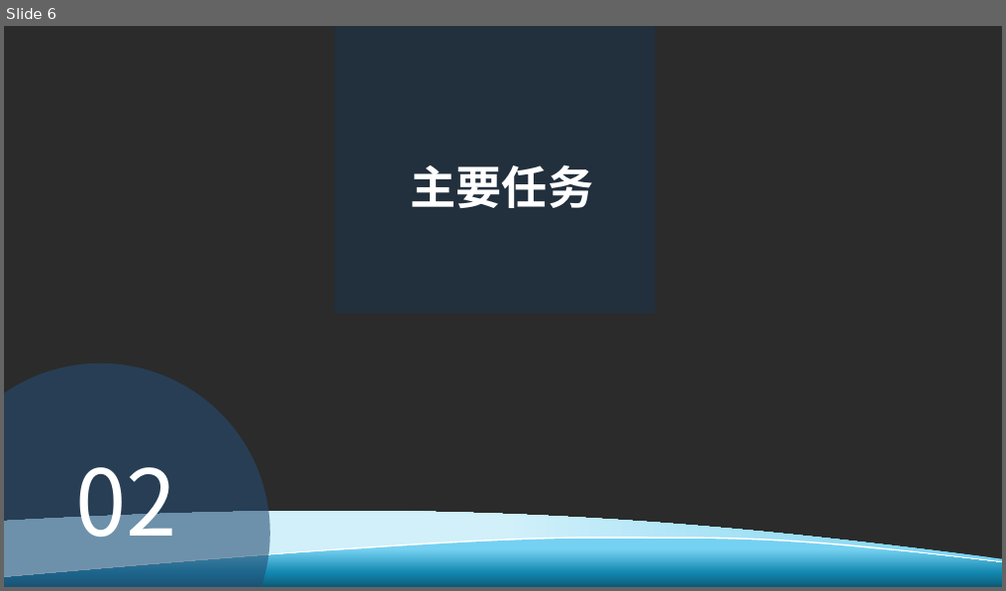
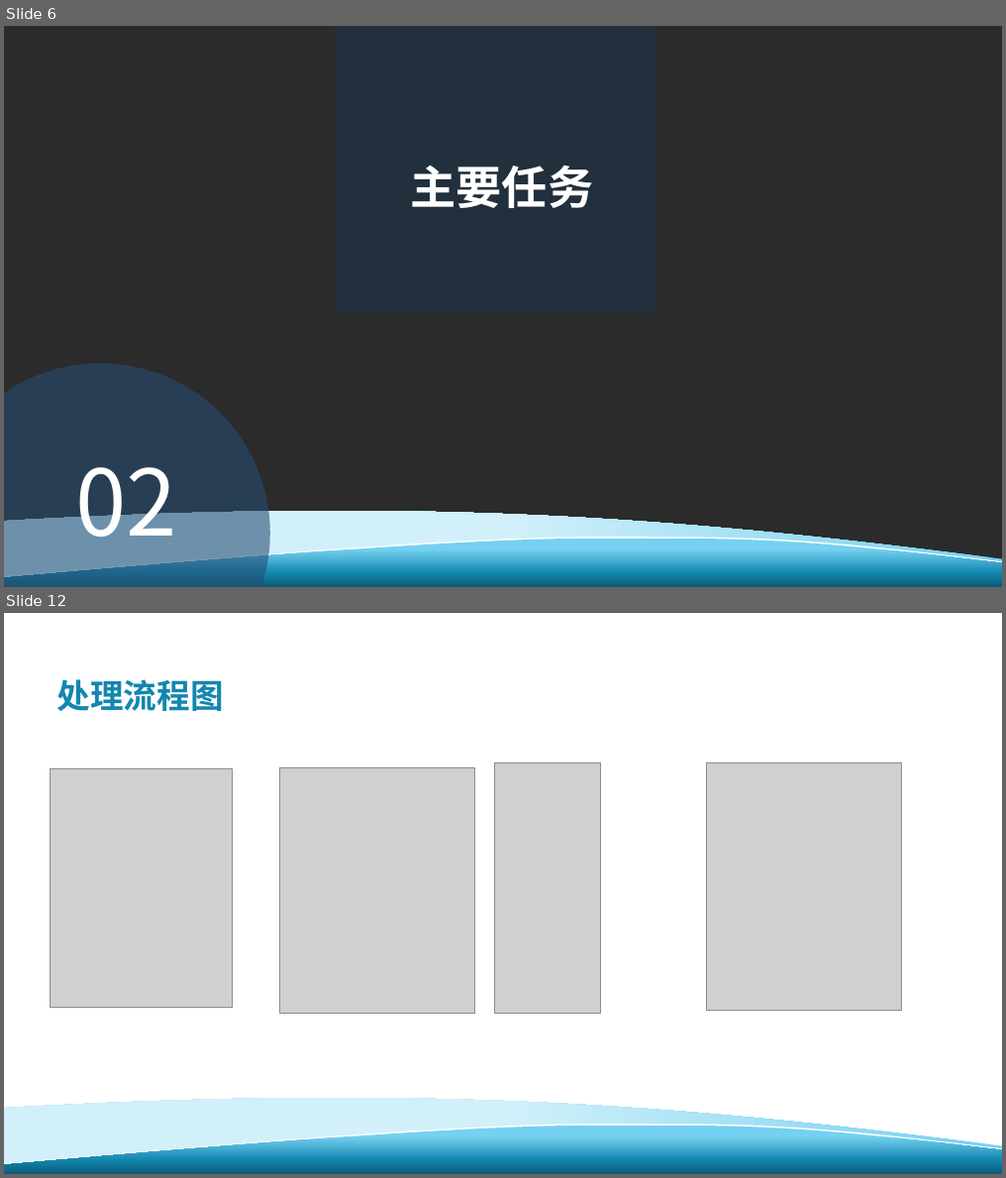
Before and after one commit to davejunction/MHWhelper, a slide deck: SE2019春-G24-项目计划书.pptx. Shown one above the other, each under a label of ours: slide 6 before the commit, slides 6 and 12 after it; the slides between them are not shown. The pictures are 1006x591 and 1006x1178 pixels, drawn with LibreOffice and Linux fonts; fonts in the diff are those of the drawing; grey boxes stand for pictures; background and template pictures are left out; a plain dark background stands for a picture behind light text. Boxes give left, top, right and bottom in pixels: in the first picture for what was removed or moved away, otherwise in the second. Text is boxed around its words. In the diff, an @@ line names an element or a change of style, - is before the commit and + after.

```diff
--- a/SE2019春-G24-项目计划书.pptx
+++ b/SE2019春-G24-项目计划书.pptx
@@ slide 12 added at bbox=[4, 613, 1002, 1174], background #FFFFFF; not listed: 3 template elements that a slide beside it also shows @@
@@ title added at bbox=[57, 679, 224, 711], 32 pt, text #1287AF, bold @@
+处理流程图
@@ picture added at bbox=[50, 768, 233, 1008] @@
@@ picture added at bbox=[279, 768, 474, 1014] @@
@@ picture added at bbox=[494, 762, 601, 1013] @@
@@ picture added at bbox=[707, 763, 902, 1011] @@
```
Also in this commit, not shown: 4 slides changed, 6 other slides added, 1 slide removed, 2 other files.
